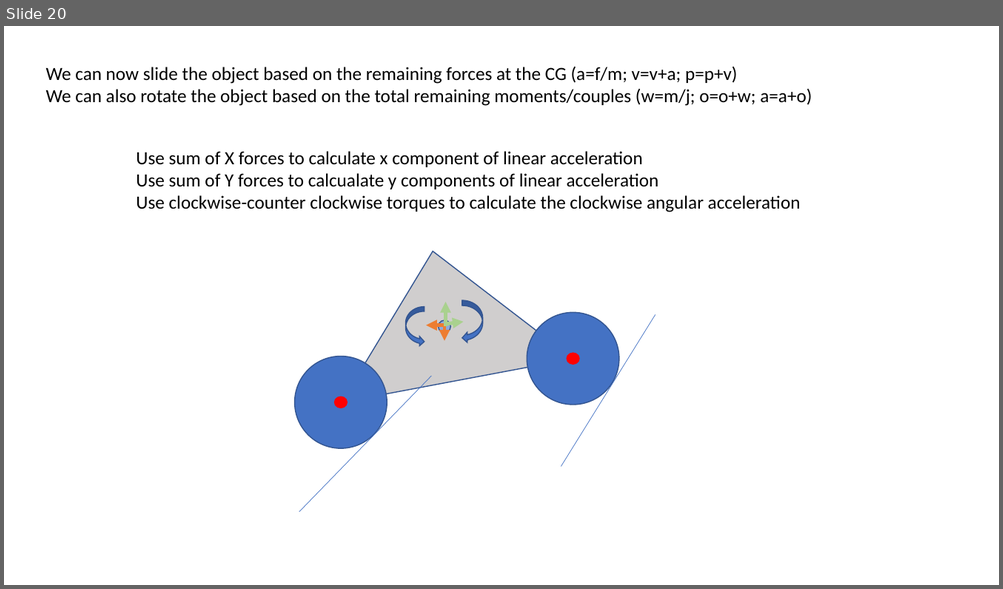
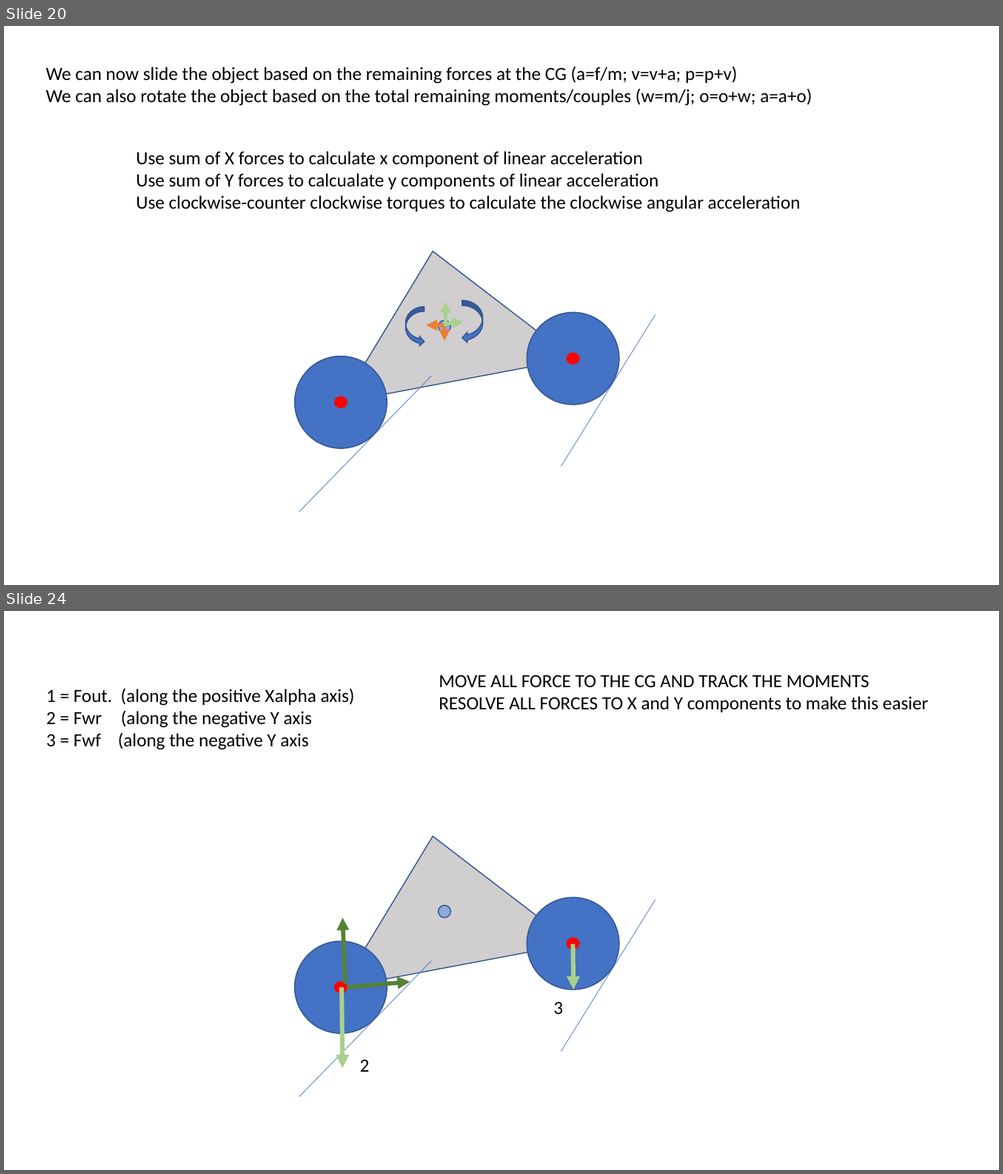
Before and after one commit to rhambleton/drive2d, a slide deck: vehicle forces.pptx. Shown one above the other, each under a label of ours: slide 20 before the commit, slides 20 and 24 after it; the slides between them are not shown. The pictures are 1003x589 and 1003x1174 pixels, drawn with LibreOffice and Linux fonts; fonts in the diff are those of the drawing. Boxes give left, top, right and bottom in pixels: in the first picture for what was removed or moved away, otherwise in the second. Text is boxed around its words. In the diff, an @@ line names an element or a change of style, - is before the commit and + after.

```diff
--- a/vehicle forces.pptx
+++ b/vehicle forces.pptx
@@ slide 24 added at [4,611,999,1170], background #FFFFFF @@
@@ text added at [438,675,928,712], 18 pt, text #000000 @@
+MOVE ALL FORCE TO THE CG AND TRACK THE MOMENTS
+RESOLVE ALL FORCES TO X and Y components to make this easier
@@ text added at [46,688,355,750], 18 pt, text #000000 @@
+1 = Fout. (along the positive Xalpha axis)
+2 = Fwr (along the negative Y axis
+3 = Fwf (along the negative Y axis
@@ triangle added at [317,815,573,988], fill #D0CECE, outline #325491 1 pt @@
@@ ellipse added at [527,897,620,990], fill #4472C4, outline #325491 1 pt @@
@@ arrow added from (345, 984) to (343, 917), #548235 4 pt @@
@@ ellipse added at [438,906,451,918], fill #8FAADC, outline #325491 1 pt @@
@@ line added from (560, 1052) to (655, 900), #4472C4 0.5 pt @@
@@ ellipse added at [294,942,387,1034], fill #4472C4, outline #325491 1 pt @@
@@ ellipse added at [566,939,579,950], fill #FF0000, outline #FF0000 1 pt @@
@@ line added from (299, 1097) to (432, 961), #4472C4 0.5 pt @@
@@ arrow added from (572, 945) to (573, 990), #A9D18E 4.25 pt @@
@@ ellipse added at [335,982,347,993], fill #FF0000, outline #FF0000 1 pt @@
@@ arrow added from (342, 988) to (343, 1068), #A9D18E 4.25 pt @@
@@ arrow added from (347, 988) to (410, 982), #548235 4 pt @@
@@ text added at [553,1002,563,1014], 18 pt, text #000000 @@
+3
@@ text added at [360,1059,370,1072], 18 pt, text #000000 @@
+2
```
Also in this commit, not shown: 3 other slides added, 4 other files.
